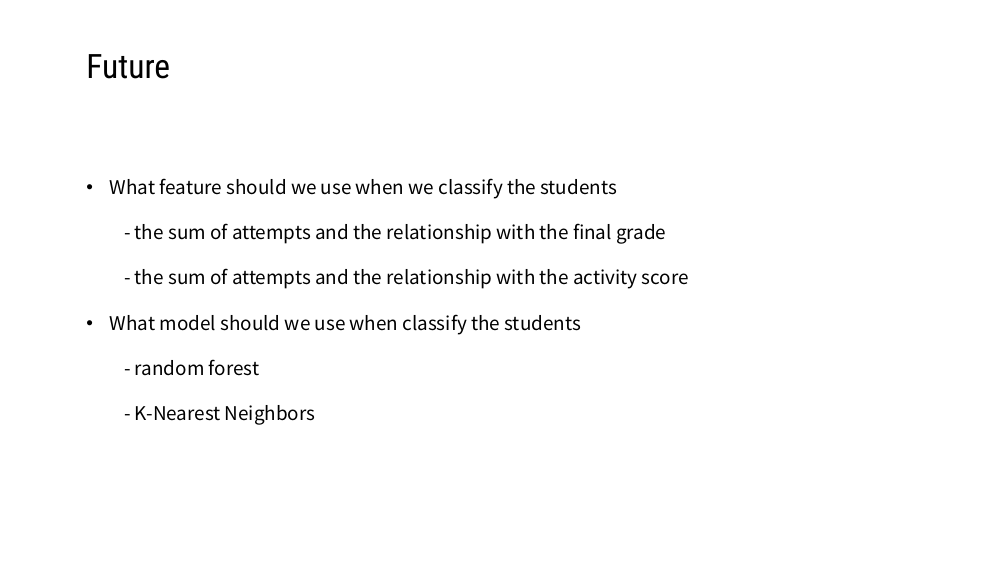
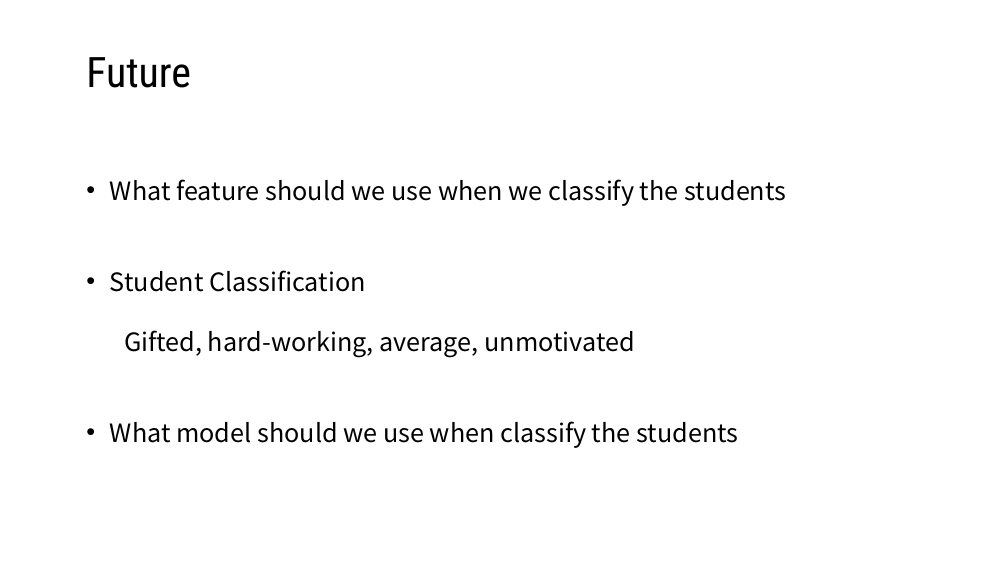
Before and after one commit to thomasabrina/ML_analyze_student_activities, a slide deck: slide 7 of Slides/T20.pptx (slide 6 before the commit). Drawn at 1008x567 pixels with LibreOffice and Linux fonts; fonts in the diff are those of the drawing; background and template pictures are left out. Boxes give left, top, right and bottom in pixels: in the first picture for what was removed or moved away, otherwise in the second. Text is boxed around its words. In the diff, an @@ line names an element or a change of style, - is before the commit and + after.

```diff
--- a/Slides/T20.pptx
+++ b/Slides/T20.pptx
@@ text "Future" at (86,57,191,88): size 32 to 40 pt @@
@@ text at (110,179,786,448): size 18 to 24 pt in "What feature should we use when we ...", "What model should we use when classify ..." @@
@@ text at (110,270,634,358): text changed; size 18 to 24 pt @@
-- the sum of attempts and the relationship with the final grade
-- the sum of attempts and the relationship with the activity score
+• Student Classification
+  Gifted, hard-working, average, unmotivated
@@ text at (135,359,316,425): paragraphs removed @@
-  - random forest
-  - K-Nearest Neighbors
```
Also in this commit, not shown: 5 other slides changed, 1 slide added.
